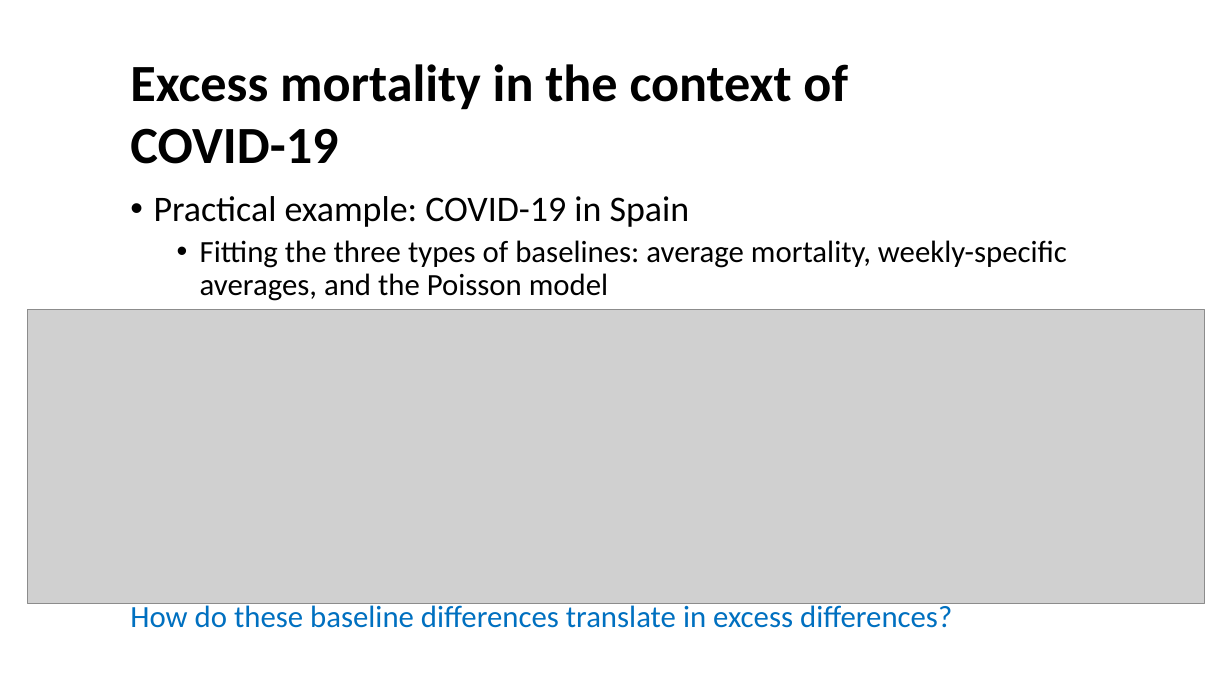
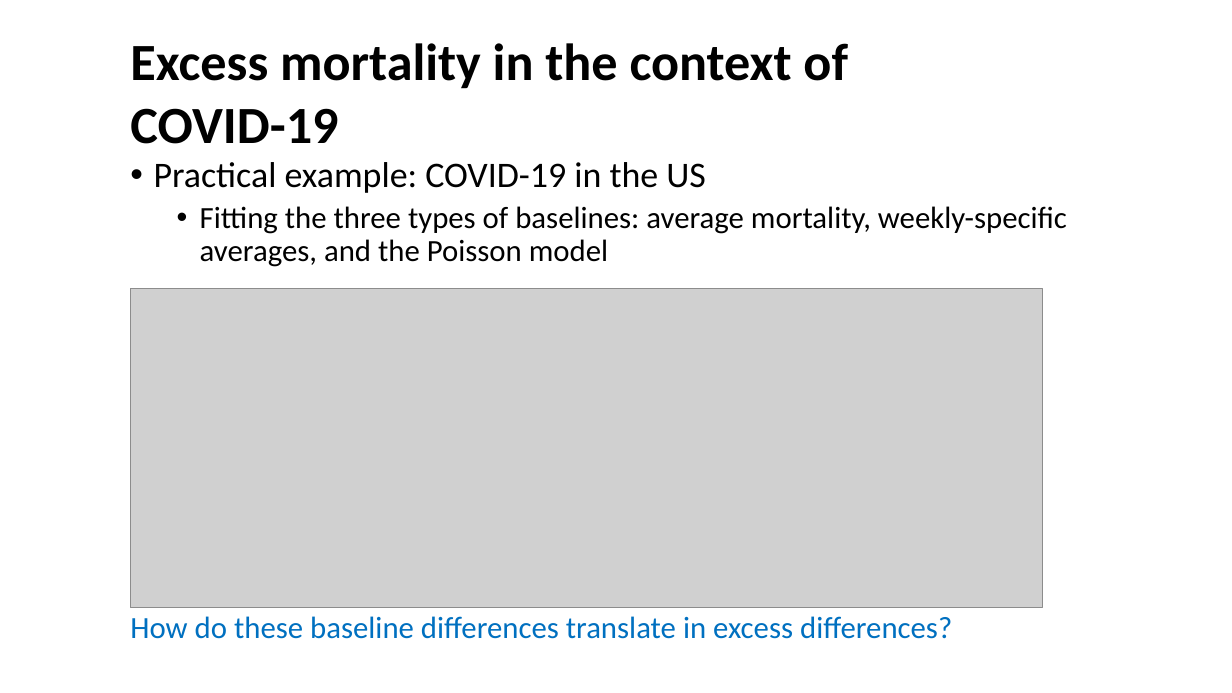
Before and after one commit to kikeacosta/edsd23_apc, a slide deck: slide 10 of slides/04_excess_mortality.pptx. Drawn at 1232x693 pixels with LibreOffice and Linux fonts; fonts in the diff are those of the drawing; grey boxes stand for pictures. Boxes give left, top, right and bottom in pixels: in the first picture for what was removed or moved away, otherwise in the second. Text is boxed around its words. In the diff, an @@ line names an element or a change of style, - is before the commit and + after.

```diff
--- a/slides/04_excess_mortality.pptx
+++ b/slides/04_excess_mortality.pptx
@@ text "Excess mortality in the context ...": place and size @@
-text "Excess mortality in the context ..." at [130,64,848,164]
+text "Excess mortality in the context ..." at [130,43,848,144]
@@ text "Practical example: COVID-19 in the ...": place and size @@
-text "Practical example: COVID-19 in the ..." at [154,196,1067,301]
+text "Practical example: COVID-19 in the ..." at [154,162,1067,267]
@@ text at [154,162,705,193]: text changed @@
-• Practical example: COVID-19 in Spain
+• Practical example: COVID-19 in the US
@@ picture: place and size @@
-picture at [28,310,1205,604]
+picture at [130,288,1043,607]
@@ text "How do these baseline differences ..." rewrapped from [130,601,952,628] to [130,616,952,639] @@
```
Also in this commit, not shown: 6 other slides changed, 1 slide added, 10 other files.
